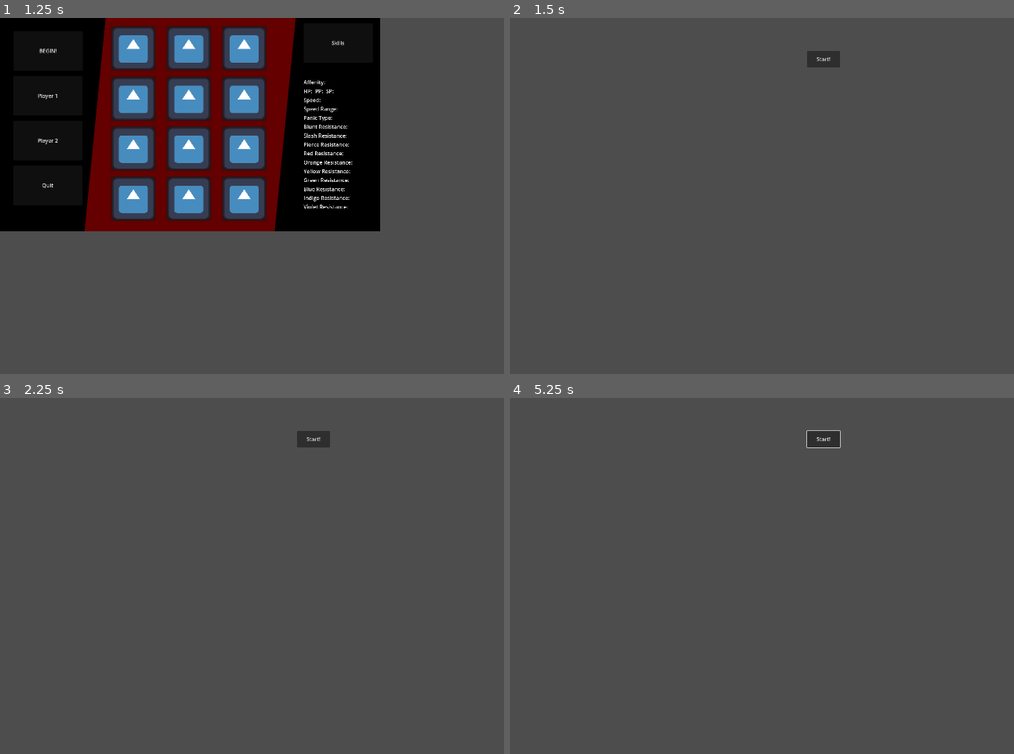
Above: before the commit, frames 1-4 (two rows, left to right).
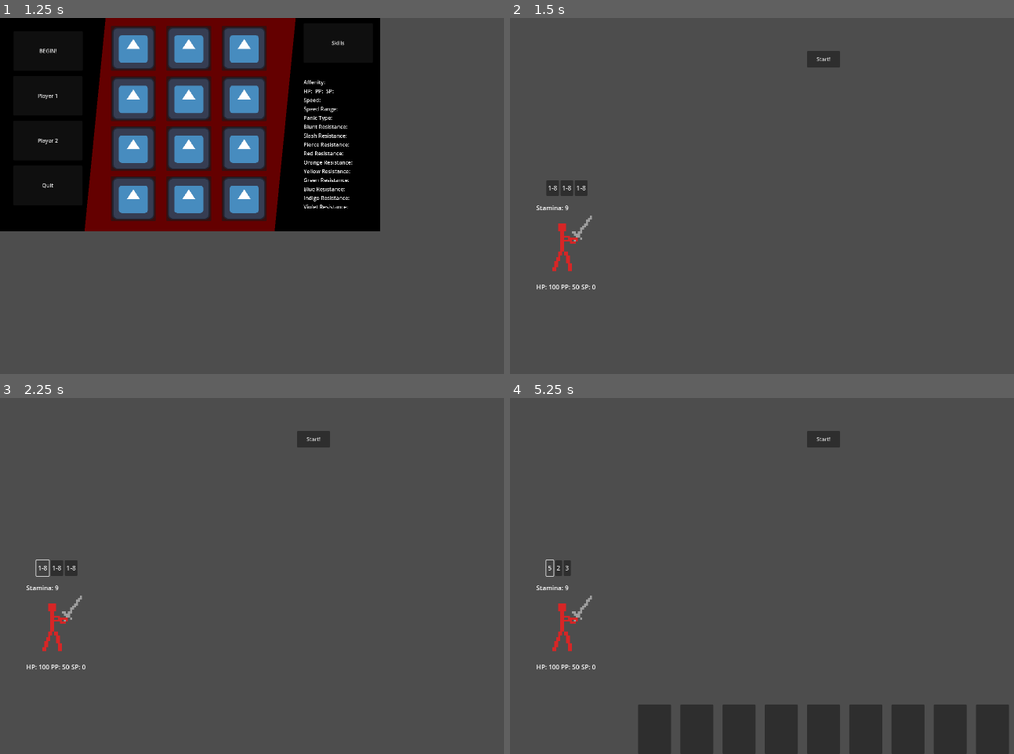
Above: after the commit, the same moments.

Repository: Colin-Paslay/Verses
Game: Godot game, scene res://start_menu.tscn
The game is run twice, just before and just after one commit, with the same random seed, the same clock (stepped at 60 frames per second) and the same inputs. The engine's default icon, where the game draws it, is replaced by a stand-in: a white triangle on a blue panel in a dark square.
Inputs (mouse positions are in pixels of both pictures, inside the frame that each line leads up to):
- Up to frame 1 (1.25 s): click "Start Game" at 0.5 s
- Up to frame 2 (1.5 s): click "BEGIN!" at 1.25 s
- Up to frame 3 (2.25 s): click (40, 568) at 2 s, where only the run after the commit has a clickable "1-8"
- Up to frame 4 (5.25 s): click (565, 568) at 2.75 s, where only the run after the commit has a clickable "1-8"; click (580, 568) at 3.5 s, where only the run after the commit has a clickable "1-8"; click "Start!" at 4.25 s; click (550, 568) at 5 s, where only the run after the commit has a clickable "5"

Frame 1 is identical in both runs. In frame 2, 0.7% of the frame differs, in the area x 5-17%, y 45-77%; in frame 3, 0.7%; in frame 4, 8.7%, in the area x 5-99%, y 9-100%.

Commit message:
changed some thingsew
qgbaedsfzcx x

Diff:
--- a/fight.gd
+++ b/fight.gd
@@ -6,11 +6,8 @@
 # Called every frame. 'delta' is the elapsed time since the previous frame.
 func _process(delta):
 	pass
-
-
 func _on_start_pressed():
 	if global.turnstart == false:
 		global.turnstart = true
-		global.action_slots = 40
-	if global.action_slots == 0:
-		global.turnstart = false
+	elif global.turnstart == true:
+		pass
--- a/fight.tscn
+++ b/fight.tscn
@@ -1,18 +1,7 @@
-[gd_scene load_steps=14 format=3 uid="uid://bf5tau0ngkn2w"]
+[gd_scene load_steps=3 format=3 uid="uid://bf5tau0ngkn2w"]
 
 [ext_resource type="Script" path="res://fight.gd" id="1_of1ws"]
 [ext_resource type="PackedScene" uid="uid://sejw11vwo3h4" path="res://red_guy.tscn" id="2_5mbml"]
-[ext_resource type="PackedScene" uid="uid://cu8djii2hrd42" path="res://orange_guy.tscn" id="3_72hmk"]
-[ext_resource type="PackedScene" uid="uid://cf5qmwvrfl1px" path="res://yellow_guy.tscn" id="4_f8wvj"]
-[ext_resource type="PackedScene" uid="uid://clch3yb70wjmk" path="res://green_guy.tscn" id="5_n0kh3"]
-[ext_resource type="PackedScene" uid="uid://mh3sy3w4qbvc" path="res://blue_guy.tscn" id="6_ogo6r"]
-[ext_resource type="PackedScene" uid="uid://b22uvv1nonroa" path="res://indigo_guy.tscn" id="7_aqimr"]
-[ext_resource type="PackedScene" uid="uid://bg7ttf37ycktb" path="res://violet_guy.tscn" id="8_ydpgo"]
-[ext_resource type="PackedScene" uid="uid://yj6ckyrbpwpx" path="res://sword_guy.tscn" id="9_mnfui"]
-[ext_resource type="PackedScene" uid="uid://jisjwaoncrxn" path="res://shield_guy.tscn" id="10_iw282"]
-[ext_resource type="PackedScene" uid="uid://wc6em4t3yaf2" path="res://fast_guy.tscn" id="11_lw80l"]
-[ext_resource type="PackedScene" uid="uid://g85vyju24dn" path="res://everything_guy.tscn" id="12_nhkpk"]
-[ext_resource type="PackedScene" uid="uid://byoclco47vcea" path="res://medic_guy.tscn" id="13_ipqga"]
 
 [node name="Fight" type="Node2D"]
 script = ExtResource("1_of1ws")
@@ -29,75 +18,6 @@
 text = "Start!"
 
 [node name="Red_Guy" parent="." instance=ExtResource("2_5mbml")]
-position = Vector2(-184, 8)
-
-[node name="Orange_Guy" parent="." instance=ExtResource("3_72hmk")]
-position = Vector2(-184, 72)
-
-[node name="Yellow_Guy" parent="." instance=ExtResource("4_f8wvj")]
-position = Vector2(-184, 136)
-
-[node name="Green_Guy" parent="." instance=ExtResource("5_n0kh3")]
-position = Vector2(-184, 200)
-
-[node name="Blue_Guy" parent="." instance=ExtResource("6_ogo6r")]
-position = Vector2(-184, 264)
-
-[node name="Indigo_Guy" parent="." instance=ExtResource("7_aqimr")]
-position = Vector2(-184, 328)
-
-[node name="Violet_Guy" parent="." instance=ExtResource("8_ydpgo")]
-position = Vector2(-184, 392)
-
-[node name="Sword_Guy" parent="." instance=ExtResource("9_mnfui")]
-position = Vector2(-184, 456)
-
-[node name="Shield_Guy" parent="." instance=ExtResource("10_iw282")]
-position = Vector2(-184, 520)
-
-[node name="Fast_Guy" parent="." instance=ExtResource("11_lw80l")]
-position = Vector2(-184, 584)
-
-[node name="Everything_Guy" parent="." instance=ExtResource("12_nhkpk")]
-position = Vector2(-184, 648)
-
-[node name="Medic_Guy" parent="." instance=ExtResource("13_ipqga")]
-position = Vector2(-184, 712)
-
-[node name="Red_Guy2" parent="." instance=ExtResource("2_5mbml")]
-position = Vector2(2104, 8)
-
-[node name="Orange_Guy2" parent="." instance=ExtResource("3_72hmk")]
-position = Vector2(2104, 72)
-
-[node name="Yellow_Guy2" parent="." instance=ExtResource("4_f8wvj")]
-position = Vector2(2104, 136)
-
-[node name="Green_Guy2" parent="." instance=ExtResource("5_n0kh3")]
-position = Vector2(2104, 200)
-
-[node name="Blue_Guy2" parent="." instance=ExtResource("6_ogo6r")]
-position = Vector2(2104, 264)
-
-[node name="Indigo_Guy2" parent="." instance=ExtResource("7_aqimr")]
-position = Vector2(2104, 328)
-
-[node name="Violet_Guy2" parent="." instance=ExtResource("8_ydpgo")]
-position = Vector2(2104, 392)
-
-[node name="Sword_Guy2" parent="." instance=ExtResource("9_mnfui")]
-position = Vector2(2104, 456)
-
-[node name="Shield_Guy2" parent="." instance=ExtResource("10_iw282")]
-position = Vector2(2104, 520)
-
-[node name="Fast_Guy2" parent="." instance=ExtResource("11_lw80l")]
-position = Vector2(2104, 584)
-
-[node name="Everything_Guy2" parent="." instance=ExtResource("12_nhkpk")]
-position = Vector2(2104, 648)
-
-[node name="Medic_Guy2" parent="." instance=ExtResource("13_ipqga")]
-position = Vector2(2104, 712)
+position = Vector2(200, 672)
 
 [connection signal="pressed" from="Start!" to="." method="_on_start_pressed"]
--- a/global.gd
+++ b/global.gd
@@ -1,3 +1,2 @@
 extends Node
 @export var turnstart = false
-@export var action_slots = 0
--- a/red_guy.gd
+++ b/red_guy.gd
@@ -1,14 +1,16 @@
 extends CharacterBody2D
 @onready var global = get_node("/root/Global")
 @onready var Red_Guy = "res://red_guy.tscn"
-@onready var speed = $Speed
+@onready var slots = $"AnimatedSprite2D/Speed Slots".get_children()
 @onready var speed_range = randi_range(1, 4)
+@onready var check = 1
+@onready var slot_check = 0
 func _ready():
-	var HP = 1
-	var PP = 1
-	var SP = 1
+	var HP = 100
+	var PP = 50
+	var SP = 9
 	var sanity = 0
-	var res_red = 1
+	var res_red = 0.2
 	var res_orange = 1
 	var res_yellow = 1
 	var res_green = 1
@@ -32,4 +34,24 @@
 	var amp_pierce = 1
 	var amp_resonance = 1
 func _physics_process(delta):
-	speed_range = randi_range(1, 4)
+	if global.turnstart == true and check == 1:
+		for slot in slots:
+			speed_range = randi_range(1, 8)
+			slot.text = str(speed_range)
+		check = 0
+	elif global.turnstart == false and check == 0:
+		check = 1
+	else:
+		pass
+func _on_slot_1_pressed():
+	if global.turnstart == true and $CanvasLayer/Red_Guy.hidden:
+		$CanvasLayer/Red_Guy.show()
+		slot_check = 1
+func _on_slot_2_pressed():
+	if global.turnstart == true and $CanvasLayer/Red_Guy.hidden:
+		$CanvasLayer/Red_Guy.show()
+		slot_check = 2
+func _on_slot_3_pressed():
+	if global.turnstart == true and $CanvasLayer/Red_Guy.hidden:
+		$CanvasLayer/Red_Guy.show()
+		slot_check = 3
--- a/red_guy.tscn
+++ b/red_guy.tscn
@@ -1,10 +1,96 @@
-[gd_scene load_steps=4 format=3 uid="uid://sejw11vwo3h4"]
+[gd_scene load_steps=12 format=3 uid="uid://sejw11vwo3h4"]
 
 [ext_resource type="Script" path="res://red_guy.gd" id="1_ykt82"]
+[ext_resource type="Texture2D" uid="uid://cnfr1rfwfmnbc" path="res://New Piskel (2).png" id="2_ao0g2"]
 
 [sub_resource type="RectangleShape2D" id="RectangleShape2D_107t5"]
 
+[sub_resource type="AtlasTexture" id="AtlasTexture_8368i"]
+atlas = ExtResource("2_ao0g2")
+region = Rect2(32, 32, 32, 32)
+
+[sub_resource type="AtlasTexture" id="AtlasTexture_e5h60"]
+atlas = ExtResource("2_ao0g2")
+region = Rect2(128, 128, 32, 32)
+
+[sub_resource type="AtlasTexture" id="AtlasTexture_h3ge0"]
+atlas = ExtResource("2_ao0g2")
+region = Rect2(64, 64, 32, 32)
+
+[sub_resource type="AtlasTexture" id="AtlasTexture_kgs1k"]
+atlas = ExtResource("2_ao0g2")
+region = Rect2(96, 96, 32, 32)
+
+[sub_resource type="AtlasTexture" id="AtlasTexture_4spov"]
+atlas = ExtResource("2_ao0g2")
+region = Rect2(160, 160, 32, 32)
+
+[sub_resource type="AtlasTexture" id="AtlasTexture_5i7qa"]
+atlas = ExtResource("2_ao0g2")
+region = Rect2(0, 0, 32, 32)
+
+[sub_resource type="AtlasTexture" id="AtlasTexture_ei1ph"]
+atlas = ExtResource("2_ao0g2")
+region = Rect2(192, 192, 32, 32)
+
 [sub_resource type="SpriteFrames" id="SpriteFrames_vggeb"]
+animations = [{
+"frames": [{
+"duration": 1.0,
+"texture": SubResource("AtlasTexture_8368i")
+}],
+"loop": true,
+"name": &"approach",
+"speed": 5.0
+}, {
+"frames": [{
+"duration": 1.0,
+"texture": SubResource("AtlasTexture_e5h60")
+}],
+"loop": true,
+"name": &"attack_blunt",
+"speed": 5.0
+}, {
+"frames": [{
+"duration": 1.0,
+"texture": SubResource("AtlasTexture_h3ge0")
+}],
+"loop": true,
+"name": &"attack_pierce",
+"speed": 5.0
+}, {
+"frames": [{
+"duration": 1.0,
+"texture": SubResource("AtlasTexture_kgs1k")
+}],
+"loop": true,
+"name": &"attack_slash",
+"speed": 5.0
+}, {
+"frames": [{
+"duration": 1.0,
+"texture": SubResource("AtlasTexture_4spov")
+}],
+"loop": true,
+"name": &"block",
+"speed": 5.0
+}, {
+"frames": [{
+"duration": 1.0,
+"texture": SubResource("AtlasTexture_5i7qa")
+}],
+"loop": true,
+"name": &"default",
+"speed": 5.0
+}, {
+"frames": [{
+"duration": 1.0,
+"texture": SubResource("AtlasTexture_ei1ph")
+}],
+"loop": true,
+"name": &"dodge",
+"speed": 5.0
+}]
 
 [node name="Red_Guy" type="CharacterBody2D"]
 script = ExtResource("1_ykt82")
@@ -66,4 +152,61 @@
 shape = SubResource("RectangleShape2D_107t5")
 
 [node name="AnimatedSprite2D" type="AnimatedSprite2D" parent="."]
+scale = Vector2(6, 6)
 sprite_frames = SubResource("SpriteFrames_vggeb")
+
+[node name="Resources" type="HBoxContainer" parent="AnimatedSprite2D"]
+anchors_preset = -1
+anchor_top = 0.833
+anchor_bottom = 0.833
+offset_left = -20.0
+offset_top = -6.656
+offset_right = 91.0
+offset_bottom = 33.344
+scale = Vector2(0.2, 0.2)
+
+[node name="HP" type="Label" parent="AnimatedSprite2D/Resources"]
+layout_mode = 2
+text = "HP: 100"
+
+[node name="PP" type="Label" parent="AnimatedSprite2D/Resources"]
+layout_mode = 2
+text = "PP: 50"
+
+[node name="Sanity" type="Label" parent="AnimatedSprite2D/Resources"]
+layout_mode = 2
+text = "SP: 0"
+
+[node name="Stamina" type="HBoxContainer" parent="AnimatedSprite2D"]
+offset_left = -20.0
+offset_top = -20.0
+offset_right = 53.0
+offset_bottom = 20.0
+scale = Vector2(0.2, 0.2)
+
+[node name="Stamina" type="Label" parent="AnimatedSprite2D/Stamina"]
+layout_mode = 2
+text = "Stamina: 9"
+
+[node name="Speed Slots" type="HBoxContainer" parent="AnimatedSprite2D"]
+offset_left = -15.0
+offset_top = -30.0
+offset_right = 89.0
+offset_bottom = 10.0
+scale = Vector2(0.2, 0.2)
+
+[node name="Slot 1" type="Button" parent="AnimatedSprite2D/Speed Slots"]
+layout_mode = 2
+text = "1-8"
+
+[node name="Slot 2" type="Button" parent="AnimatedSprite2D/Speed Slots"]
+layout_mode = 2
+text = "1-8"
+
+[node name="Slot 3" type="Button" parent="AnimatedSprite2D/Speed Slots"]
+layout_mode = 2
+text = "1-8"
+
+[connection signal="pressed" from="AnimatedSprite2D/Speed Slots/Slot 1" to="." method="_on_slot_1_pressed"]
+[connection signal="pressed" from="AnimatedSprite2D/Speed Slots/Slot 2" to="." method="_on_slot_2_pressed"]
+[connection signal="pressed" from="AnimatedSprite2D/Speed Slots/Slot 3" to="." method="_on_slot_3_pressed"]
